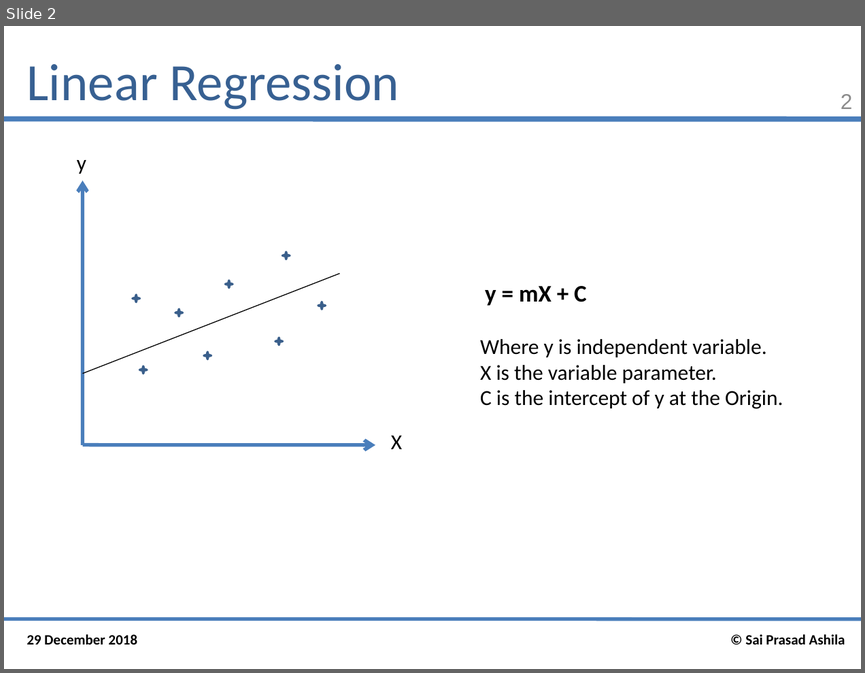
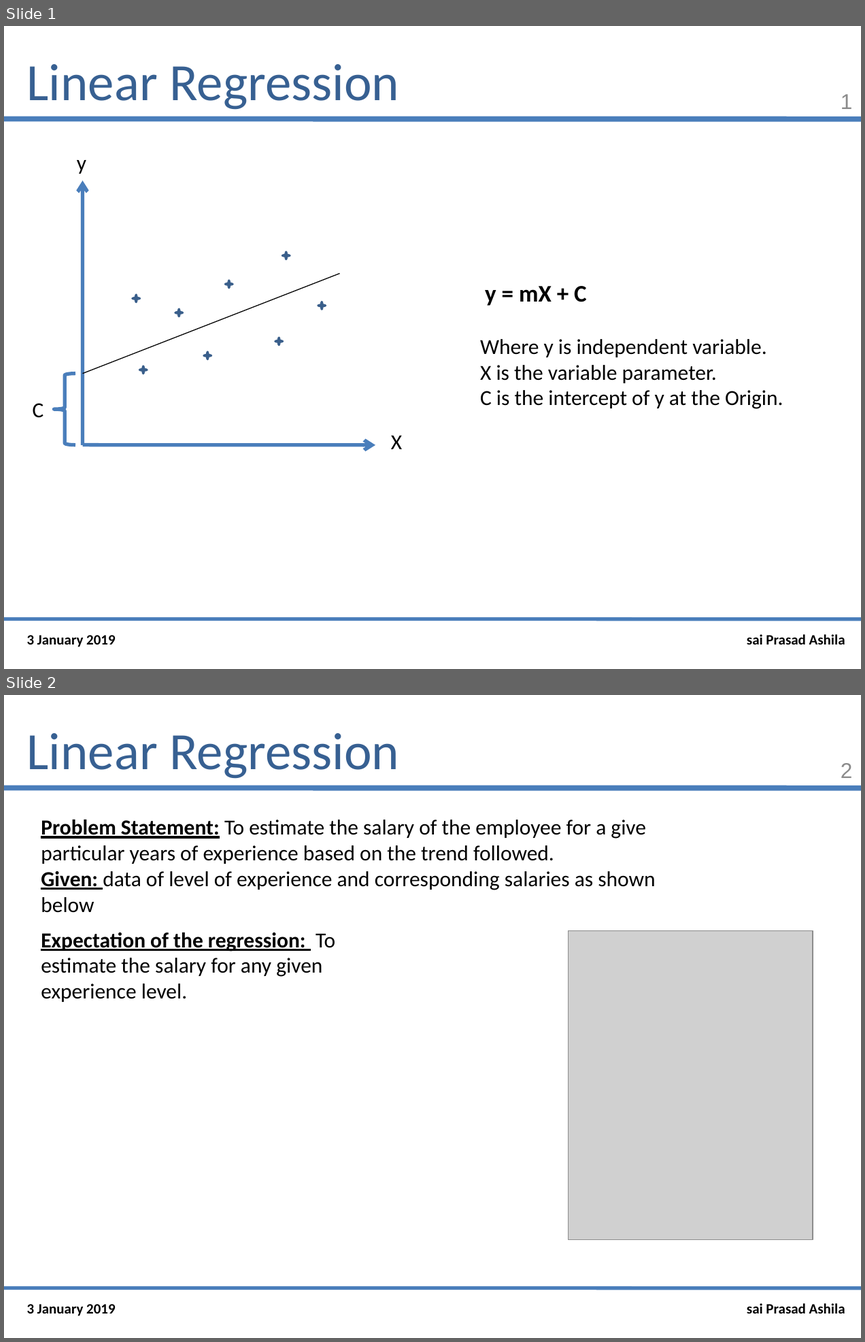
Before and after one commit to saiprasad94/DataSciencePython, a slide deck: Linear_Regression/Linear_Regression.pptx. Shown one above the other, each under a label of ours: slide 2 before the commit, slides 1 and 2 after it. The pictures are 865x673 and 865x1342 pixels, drawn with LibreOffice and Linux fonts; fonts in the diff are those of the drawing; grey boxes stand for pictures. Boxes give left, top, right and bottom in pixels: in the first picture for what was removed or moved away, otherwise in the second. Text is boxed around its words. In the diff, an @@ line names an element or a change of style, - is before the commit and + after.

Commit message:
3rd jan 4:20 am
powerpoint and Code of Linear Regression

```diff
--- a/Linear_Regression/Linear_Regression.pptx
+++ b/Linear_Regression/Linear_Regression.pptx
@@ slide 2 added at <box>4,695,861,1338</box>, background #FFFFFF; not listed: 2 template elements that a slide beside it also shows @@
@@ title added at <box>27,733,399,779</box>, 44 pt, text #376092 @@
+Linear Regression
@@ page number added at <box>840,763,853,778</box>, 18 pt, text #8C8C8C @@
+2
@@ text added at <box>41,819,655,913</box>, 18 pt, text #000000 @@
+Problem Statement: To estimate the salary of the employee for a give particular years of experience based on the trend followed.
+Given: data of level of experience and corresponding salaries as shown below
@@ text added at <box>41,932,335,1002</box>, 18 pt, text #000000 @@
+Expectation of the regression: To estimate the salary for any given experience level.
@@ picture added at <box>568,930,812,1239</box> @@
@@ text added at <box>27,1304,115,1316</box>, 12 pt, text #000000, bold @@
+3 January 2019
@@ text added at <box>747,1303,845,1313</box>, 12 pt, text #000000, bold @@
+sai Prasad Ashila
@@ what was slide 2 is now slide 1 @@
@@ slide 1 changed as well @@
@@ page number at <box>840,94,853,109</box>: text changed @@
-2
+1
@@ left brace added at <box>54,373,75,444</box>, outline #4B7EBC 3 pt @@
@@ text added at <box>33,403,44,418</box>, 18 pt, text #000000 @@
+C
@@ text at <box>27,635,115,647</box>: text changed @@
-29 December 2018
+3 January 2019
@@ text at <box>747,634,845,644</box>: text changed @@
-© Sai Prasad Ashila
+sai Prasad Ashila
```
Also in this commit, not shown: 7 other slides added, 1 slide removed, 2 other files.
